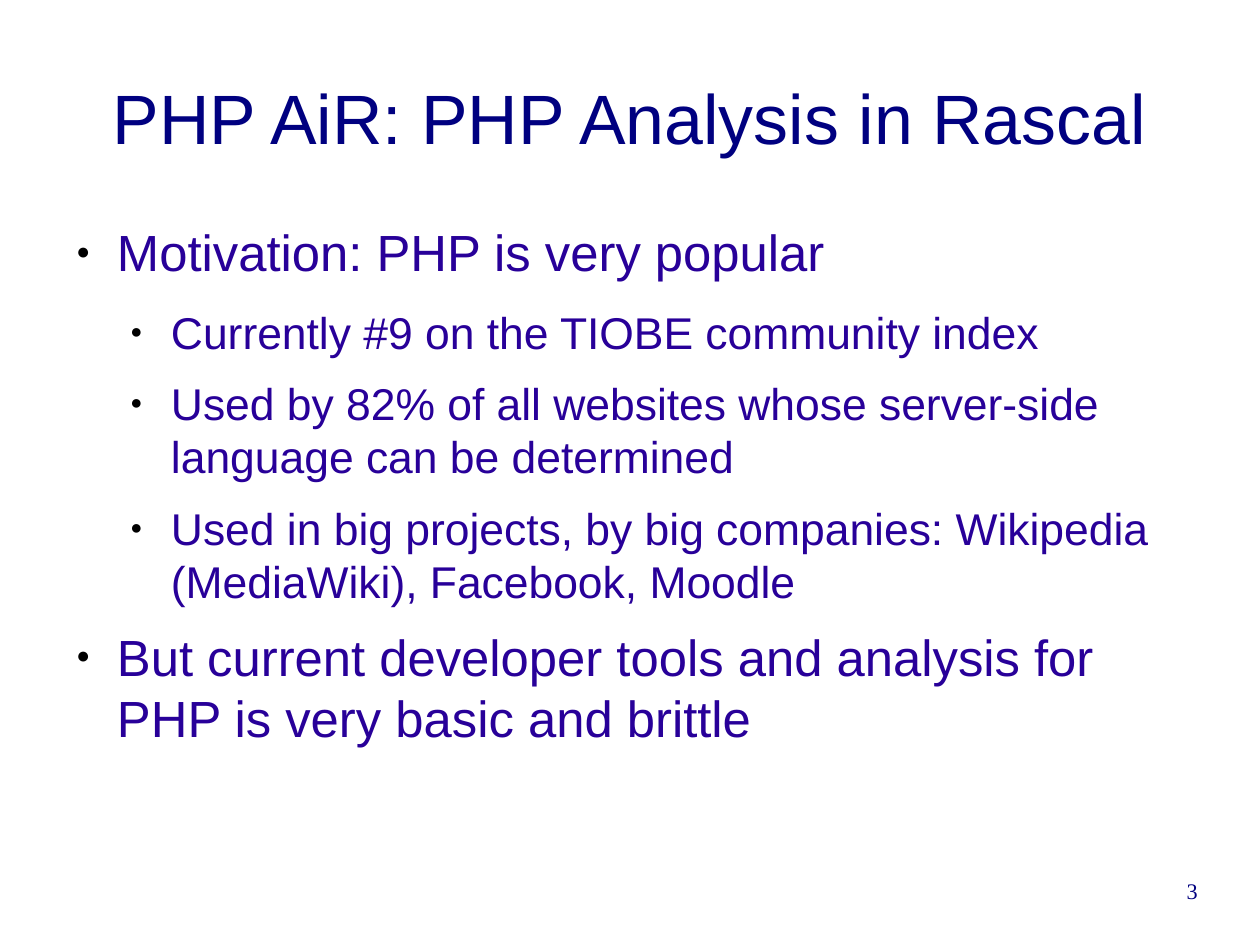
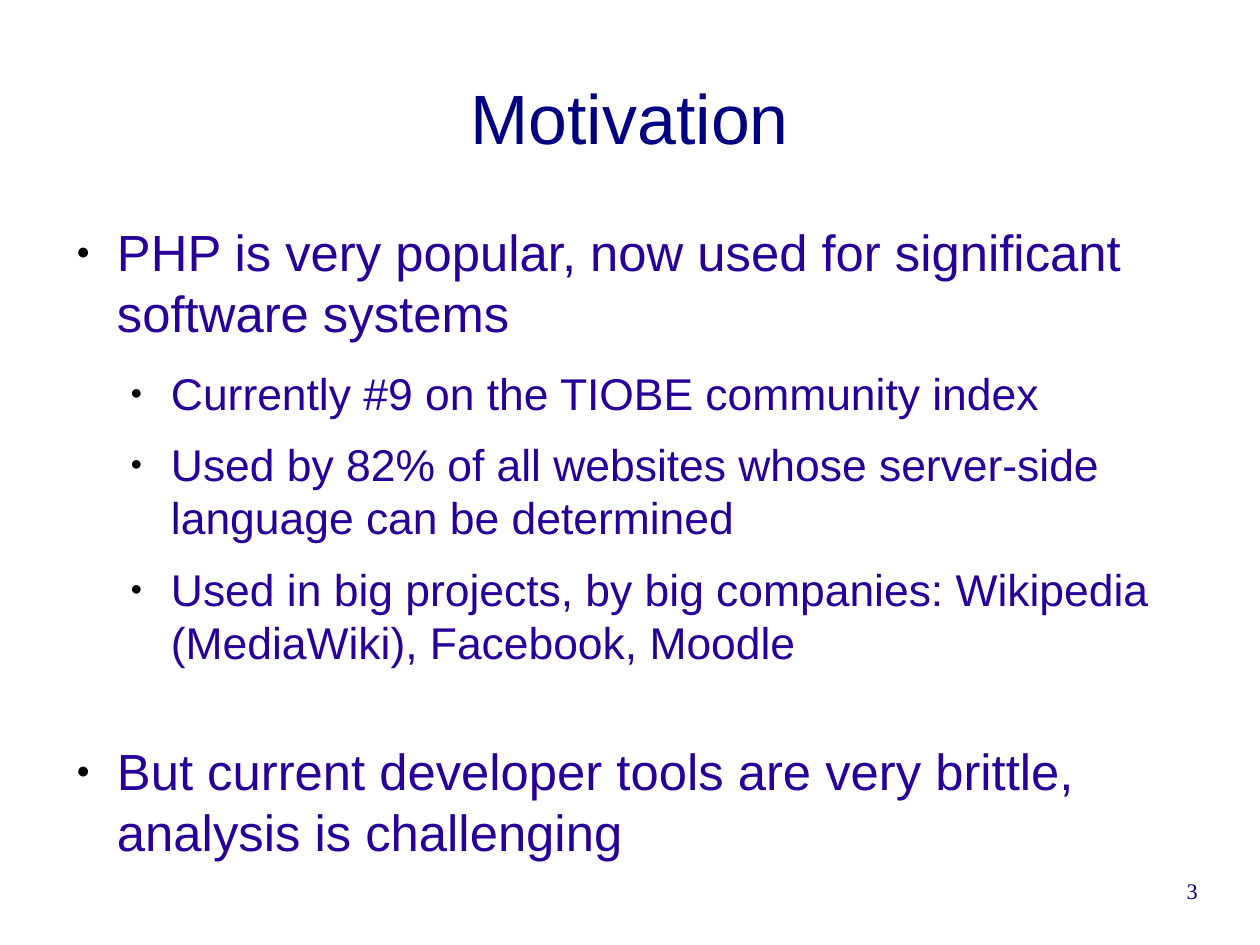
Before and after one commit to cwi-swat/rascal-course-pldi-2015, a slide deck: slide 3 of presentations/PHP-analysis.odp. Drawn at 1260x945 pixels with LibreOffice and Linux fonts; fonts in the diff are those of the drawing; background and template pictures are left out. Boxes give left, top, right and bottom in pixels: in the first picture for what was removed or moved away, otherwise in the second. Text is boxed around its words. In the diff, an @@ line names an element or a change of style, - is before the commit and + after.

```diff
--- a/presentations/PHP-analysis.odp
+++ b/presentations/PHP-analysis.odp
@@ title at [471, 93, 789, 145]: text changed @@
-PHP AiR: PHP Analysis in Rascal
+Motivation
@@ text at [117, 234, 1121, 343]: text changed @@
-● Motivation: PHP is very popular
+● PHP is very popular, now used for significant software systems
@@ text at [117, 753, 1073, 862]: text changed @@
-● But current developer tools and analysis for PHP is very basic and brittle
+● But current developer tools are very brittle, analysis is challenging
```
Also in this commit, not shown: 5 other slides changed, 16 slides added, 9 slides removed, 1 other file.
